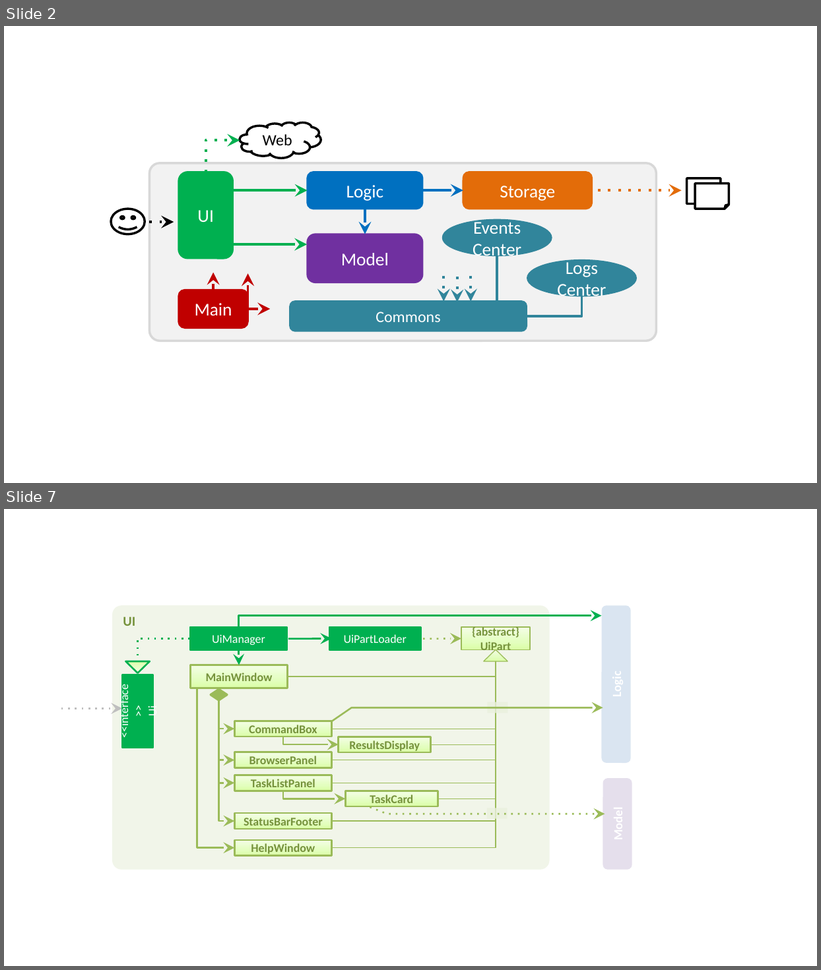
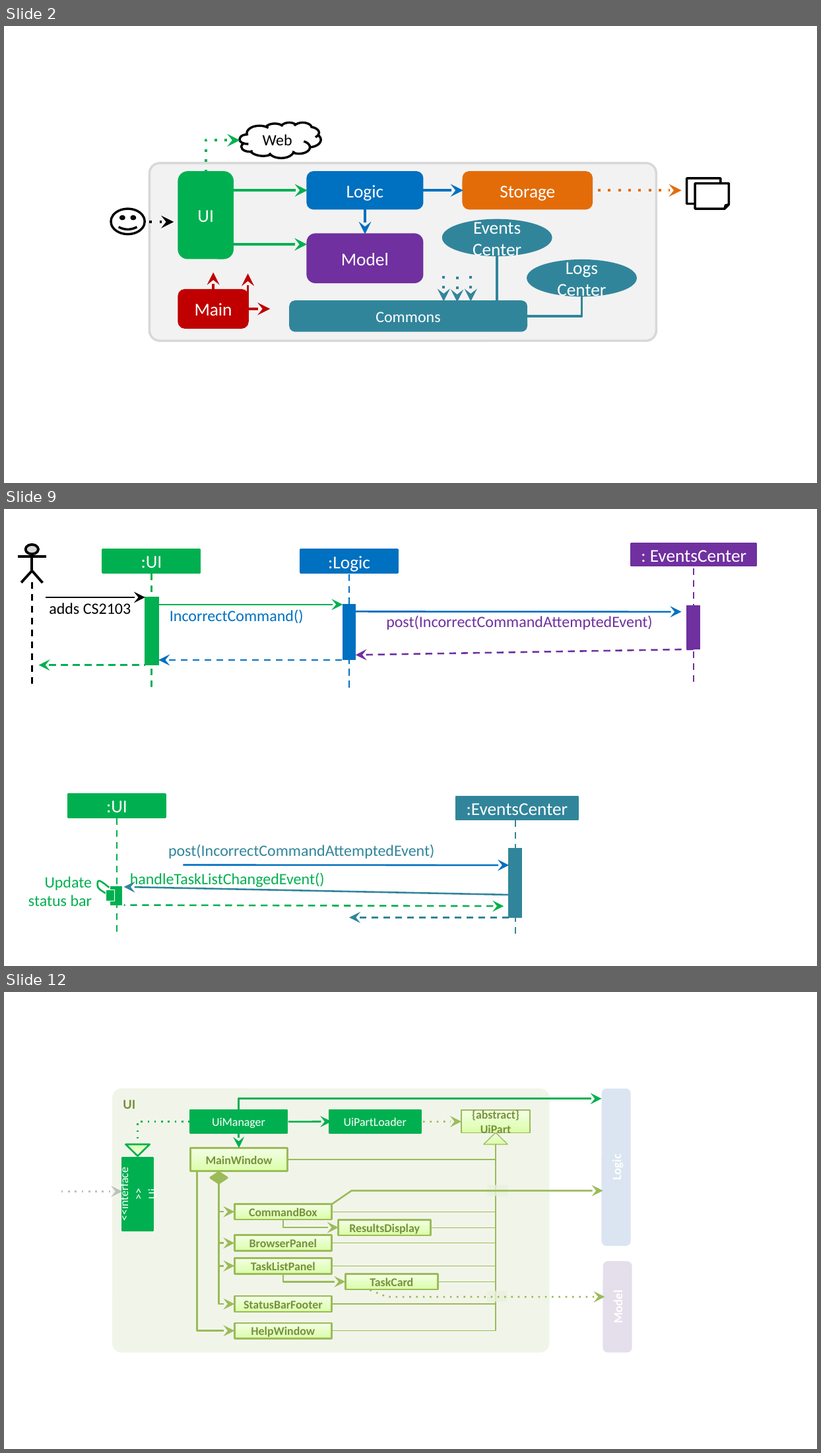
Before and after one commit to CS2103AUG2016-F09-C1/addressbook-level4, a slide deck: docs/diagrams/Diagrams.pptx. Shown one above the other, each under a label of ours: slides 2 and 7 before the commit, slides 2, 9 and 12 after it; the slides between them are not shown. The pictures are 821x970 and 821x1453 pixels, drawn with LibreOffice and Linux fonts; fonts in the diff are those of the drawing. Boxes give left, top, right and bottom in pixels: in the first picture for what was removed or moved away, otherwise in the second. Text is boxed around its words. In the diff, an @@ line names an element or a change of style, - is before the commit and + after.

```diff
--- a/docs/diagrams/Diagrams.pptx
+++ b/docs/diagrams/Diagrams.pptx
@@ slide 9 added at [4, 509, 817, 966], background #FFFFFF @@
@@ group added at [18, 544, 756, 935]: 11 rectangles, 10 arrows, 8 lines, 6 texts, 2 freeform shapes, 1 ellipse @@
+:UI
+:Logic
+: EventsCenter
+adds CS2103
+IncorrectCommand()
+post(IncorrectCommandAttemptedEvent)
+post(IncorrectCommandAttemptedEvent)
+:EventsCenter
+:UI
+handleTaskListChangedEvent()
+Update status bar
@@ what was slide 7 is now slide 12 @@
```
Also in this commit, not shown: 3 slides changed, 7 other slides added, 3 slides removed, 1 other file.
